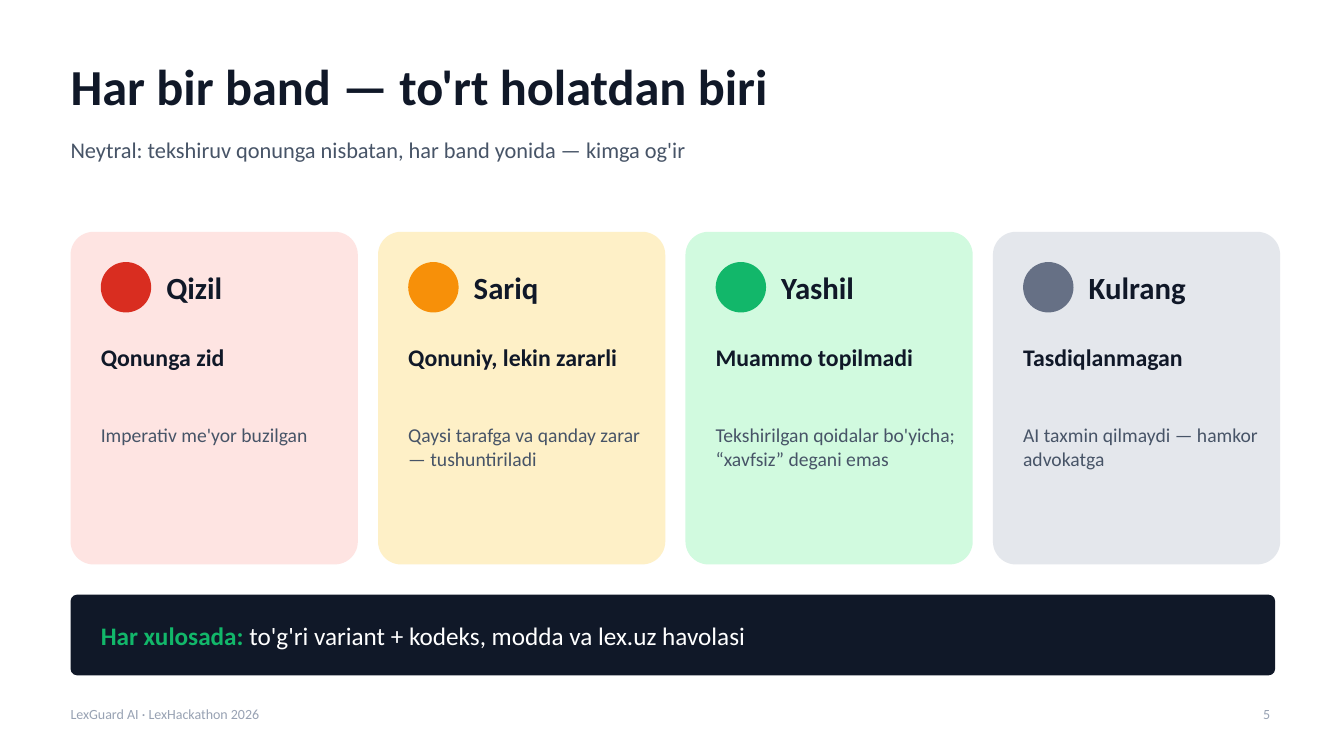
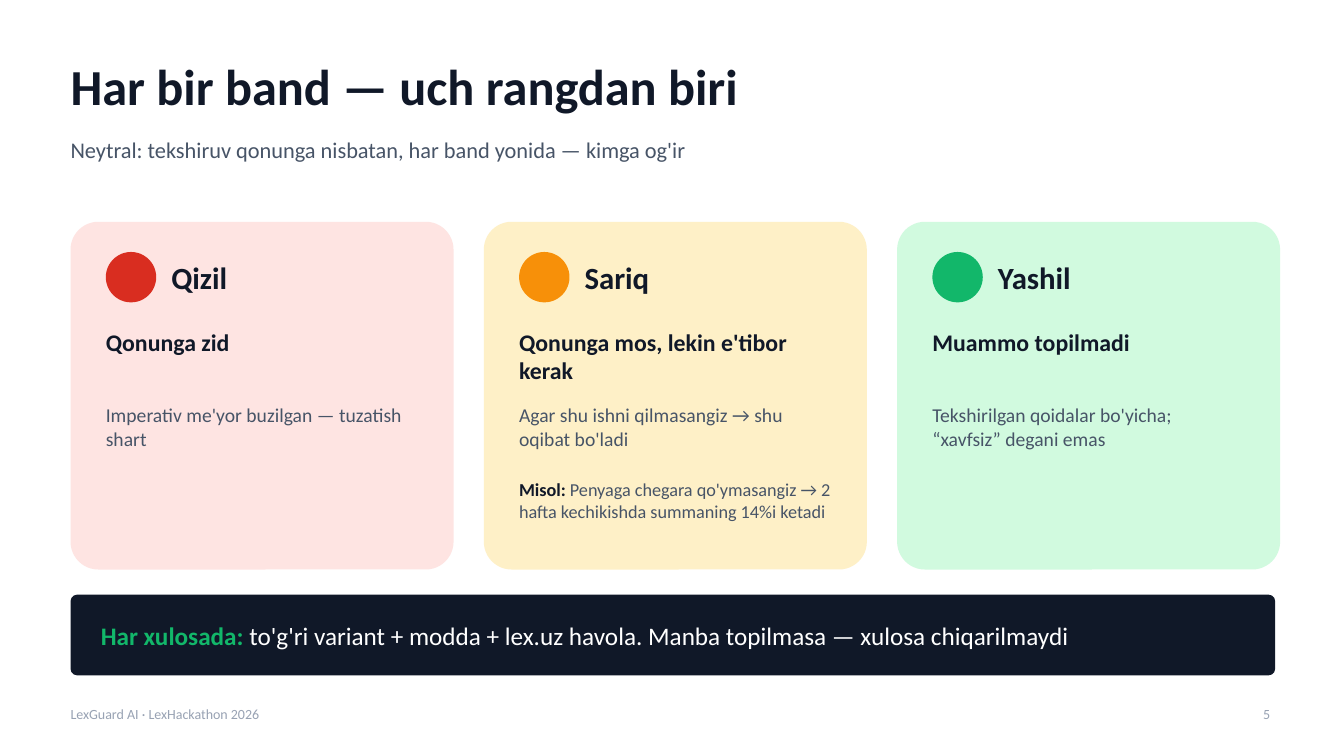
Before and after one commit to Vafoyev/LexHackaton_DNK_CODE, a slide deck: slide 5 of presentation/LexGuard-AI-Taqdimot.pptx. Drawn at 1344x756 pixels with LibreOffice and Linux fonts; fonts in the diff are those of the drawing. Boxes give left, top, right and bottom in pixels: in the first picture for what was removed or moved away, otherwise in the second. Text is boxed around its words. In the diff, an @@ line names an element or a change of style, - is before the commit and + after.

```diff
--- a/presentation/LexGuard-AI-Taqdimot.pptx
+++ b/presentation/LexGuard-AI-Taqdimot.pptx
@@ text at (71, 69, 738, 114): text changed @@
-Har bir band — to'rt holatdan biri
+Har bir band — uch rangdan biri
@@ rounded rectangle: place and size @@
-rounded rectangle at (71, 232, 358, 565)
+rounded rectangle at (71, 222, 454, 570)
@@ rounded rectangle: place and size @@
-rounded rectangle at (378, 232, 665, 565)
+rounded rectangle at (484, 222, 867, 570)
@@ rounded rectangle removed at (686, 232, 973, 565) @@
@@ rounded rectangle: place and size @@
-rounded rectangle at (993, 232, 1280, 565)
+rounded rectangle at (897, 222, 1280, 570)
@@ rounded rectangle at (897, 222, 1280, 570): fill #E4E7EC to #D1FADF @@
@@ ellipse: place and size @@
-ellipse at (101, 262, 151, 313)
+ellipse at (106, 252, 156, 302)
@@ text "Qizil": place and size @@
-text "Qizil" at (166, 277, 222, 303)
+text "Qizil" at (171, 267, 227, 293)
@@ ellipse: place and size @@
-ellipse at (408, 262, 459, 313)
+ellipse at (519, 252, 570, 302)
@@ text "Sariq": place and size @@
-text "Sariq" at (474, 277, 539, 304)
+text "Sariq" at (585, 267, 650, 294)
@@ ellipse: place and size @@
-ellipse at (716, 262, 766, 313)
+ellipse at (933, 252, 983, 302)
@@ text "Yashil": place and size @@
-text "Yashil" at (781, 277, 854, 300)
+text "Yashil" at (998, 267, 1071, 290)
@@ ellipse removed at (1023, 262, 1074, 313) @@
@@ text removed at (1089, 277, 1186, 305) @@
-Kulrang
@@ text "Qonunga zid": place and size @@
-text "Qonunga zid" at (101, 349, 224, 370)
+text "Qonunga zid" at (106, 334, 229, 355)
@@ text "Muammo topilmadi": place and size @@
-text "Muammo topilmadi" at (716, 349, 913, 370)
+text "Muammo topilmadi" at (932, 334, 1130, 355)
@@ text removed at (408, 349, 617, 370) @@
-Qonuniy, lekin zararli
@@ text added at (519, 334, 787, 379), 17 pt, text #101828, bold @@
+Qonunga mos, lekin e'tibor kerak
@@ text removed at (1023, 349, 1183, 370) @@
-Tasdiqlanmagan
@@ text at (106, 408, 401, 446): text changed @@
-Imperativ me'yor buzilgan
+Imperativ me'yor buzilgan — tuzatish shart
@@ text added at (519, 408, 782, 449), 14 pt, text #475467 @@
+Agar shu ishni qilmasangiz → shu oqibat bo'ladi
@@ text "Tekshirilgan qoidalar bo'yicha; “xavfsiz” degani ...": place and size @@
-text "Tekshirilgan qoidalar bo'yicha; “xavfsiz” degani ..." at (716, 428, 955, 470)
+text "Tekshirilgan qoidalar bo'yicha; “xavfsiz” degani ..." at (932, 408, 1172, 450)
@@ text removed at (408, 428, 640, 466) @@
-Qaysi tarafga va qanday zarar — tushuntiriladi
@@ text removed at (1023, 428, 1258, 470) @@
-AI taxmin qilmaydi — hamkor advokatga
@@ text added at (519, 483, 830, 521), 13 pt, text #475467 @@
+Misol: Penyaga chegara qo'ymasangiz → 2 hafta kechikishda summaning 14%i ketadi
@@ text at (101, 627, 1068, 650): text changed @@
-Har xulosada: to'g'ri variant + kodeks, modda va lex.uz havolasi
+Har xulosada: to'g'ri variant + modda + lex.uz havola. Manba topilmasa — xulosa chiqarilmaydi
```
Also in this commit, not shown: 6 other slides changed, 1 other file.
